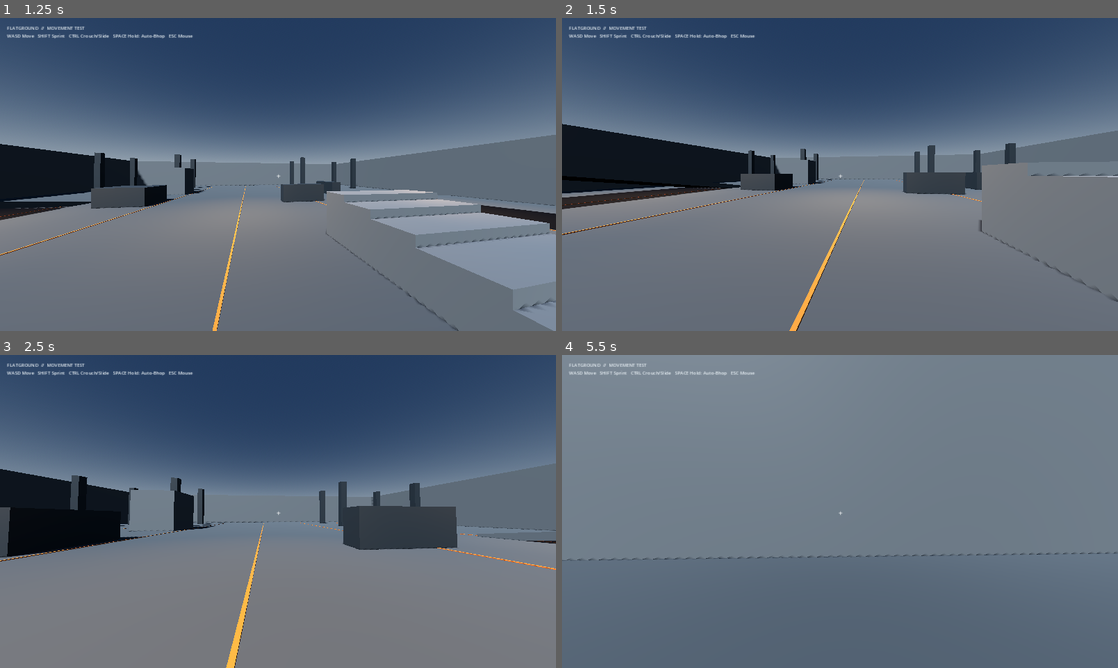
Above: before the commit, frames 1-4 (two rows, left to right).
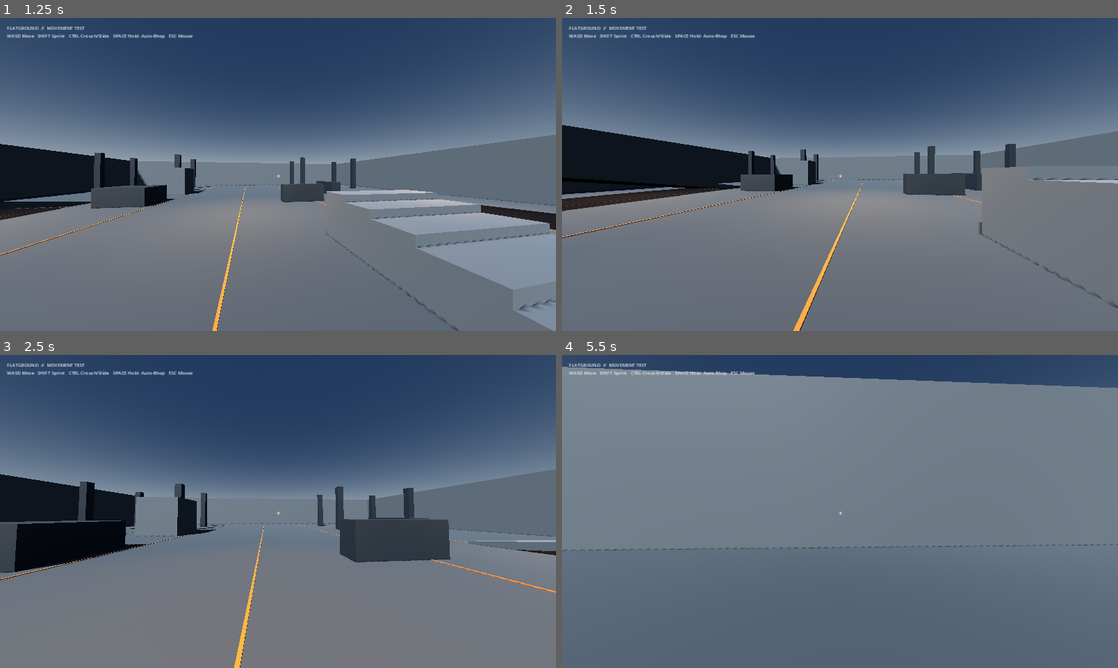
Above: after the commit, the same moments.

Repository: gggevego15-ui/Flatground
Game: Godot game, scene res://scenes/test_map.tscn
Same seed, same stepped clock (60 frames per second), same inputs: the game is played once before the commit and once after it.
Inputs (mouse positions are in pixels of both pictures, inside the frame that each line leads up to):
- Up to frame 1 (1.25 s): tap Enter at 0.5 s; move the mouse to (305, 174) at 0.52 s; hold W (move_forward) from 0.53 s (still down); hold Ctrl (crouch) from 0.53 s (still down); tap Space (jump) at 0.77 s
- Up to frame 2 (1.5 s): keep holding W (move_forward); move the mouse to (812, 174) at 1.27 s; release Ctrl (crouch) at 1.28 s; tap Ctrl (crouch) at 1.35 s
- Up to frame 3 (2.5 s): keep holding W (move_forward); tap Space (jump) at 1.52 s; move the mouse to (289, 505) at 2.02 s; hold Shift (sprint) from 2.03 s (still down); tap Ctrl (crouch) at 2.3 s
- Up to frame 4 (5.5 s): keep holding W (move_forward); move the mouse to (834, 517) at 2.77 s; release Shift (sprint) at 2.78 s; tap Ctrl (crouch) at 2.85, 4.55 s; tap Space (jump) at 3.02, 3.77, 4.52 s; move the mouse to (878, 514) at 3.52 s; hold Ctrl (crouch) 3.53-4.28 s; move the mouse to (795, 508) at 4.27 s; tap Shift (sprint) at 4.35 s; move the mouse to (845, 511) at 5.02 s; hold Ctrl (crouch) from 5.03 s (still down)

Frame 1 is identical in both runs. In frame 2, 1.9% of the frame differs, in the area x 0-100%, y 33-100%; in frame 3, 6.9%; in frame 4, 7.5%, in the area x 0-100%, y 0-66%.

Commit message:
Use hold-to-crouch controls for FPS movement

Diff:
--- a/scripts/player_controller.gd
+++ b/scripts/player_controller.gd
@@ -33,7 +33,6 @@
 var landing_offset := 0.0
 var was_on_floor := false
 var slide_active := false
-var crouch_toggle := false
 var slide_speed := 0.0
 
 func _ready() -> void:
@@ -66,12 +65,10 @@
 		Input.mouse_mode = Input.MOUSE_MODE_VISIBLE
 	if event is InputEventMouseButton and event.pressed:
 		Input.mouse_mode = Input.MOUSE_MODE_CAPTURED
-	if event is InputEventKey and event.pressed and event.physical_keycode == KEY_CTRL:
-		crouch_toggle = not crouch_toggle
 
 func _physics_process(delta: float) -> void:
 	var grounded := is_on_floor()
-	var crouching := Input.is_action_pressed("crouch") or crouch_toggle
+	var crouching := Input.is_action_pressed("crouch")
 	var sprinting := Input.is_action_pressed("sprint") and not crouching
 	var input_2d := Input.get_vector("move_left", "move_right", "move_forward", "move_back")
 	var wish_dir := (global_transform.basis * Vector3(input_2d.x, 0, input_2d.y)).normalized()
